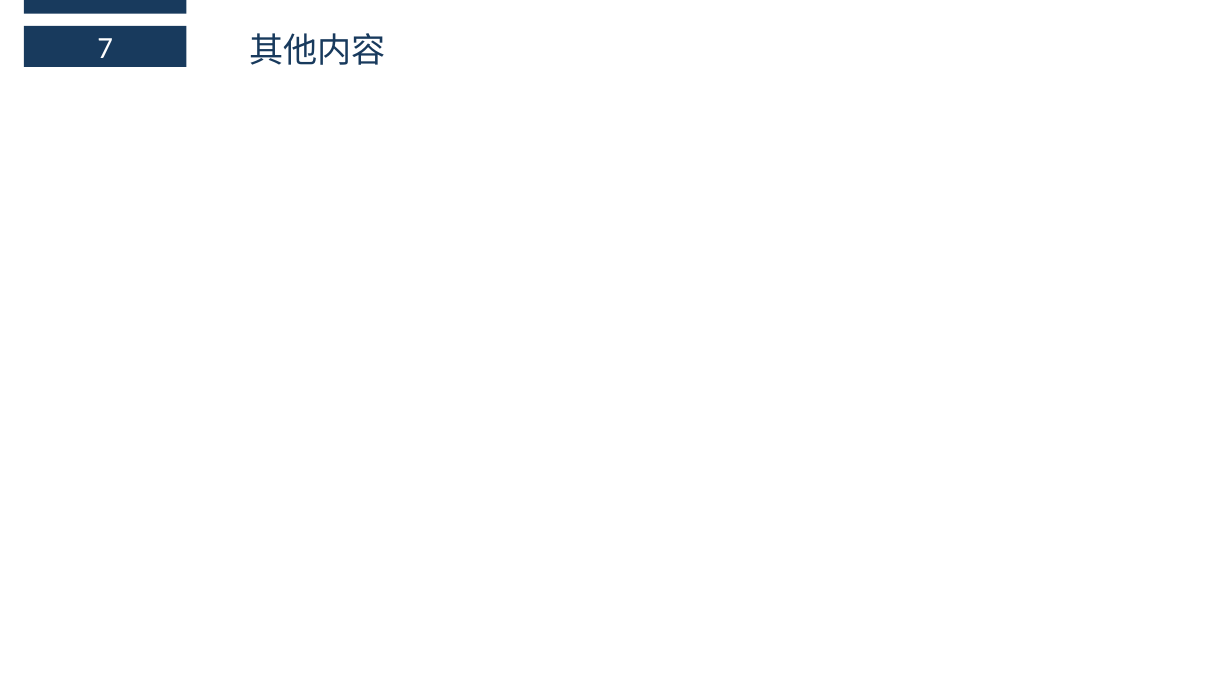
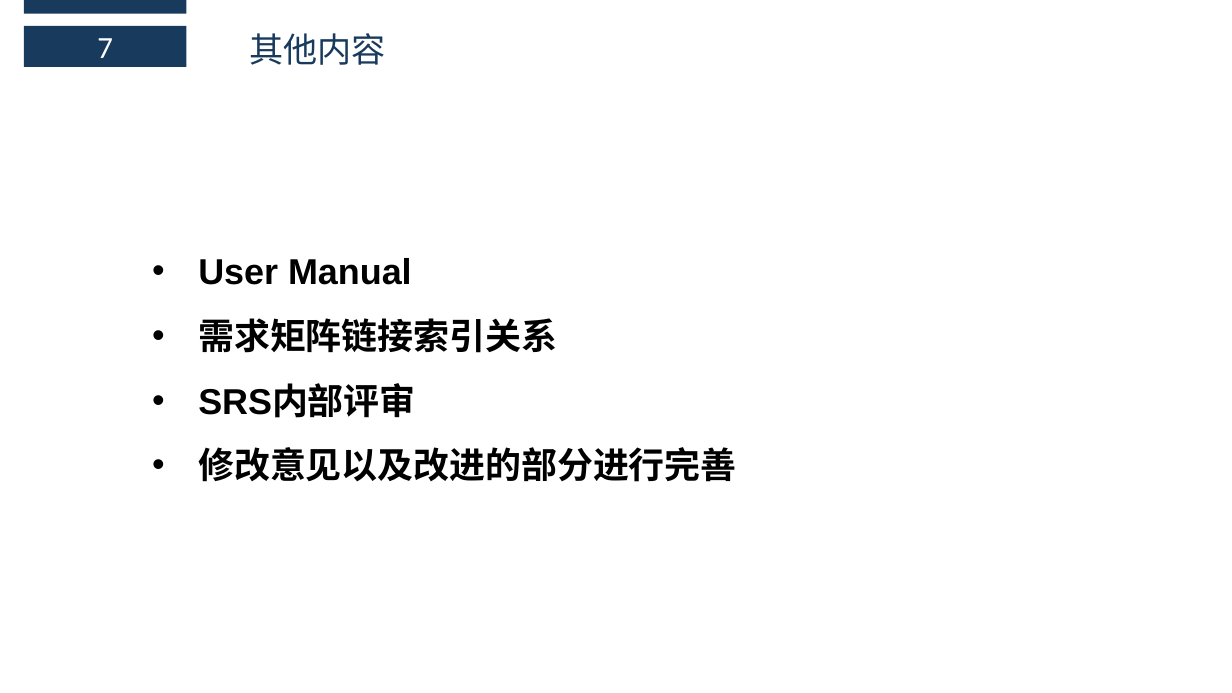
Before and after one commit to boboHh/Wine-APP, a slide deck: slide 20 of SE2018春-G17-需求分析PPT.pptx. Drawn at 1232x693 pixels with LibreOffice and Linux fonts; fonts in the diff are those of the drawing. Boxes give left, top, right and bottom in pixels: in the first picture for what was removed or moved away, otherwise in the second. Text is boxed around its words. In the diff, an @@ line names an element or a change of style, - is before the commit and + after.

Commit message:
补全《SE2018春-G17-需求分析PPT》

```diff
--- a/SE2018春-G17-需求分析PPT.pptx
+++ b/SE2018春-G17-需求分析PPT.pptx
@@ text added at bbox=[198, 258, 736, 482], 28 pt, text #000000, bold @@
+• User Manual
+• 需求矩阵链接索引关系
+• SRS内部评审
+• 修改意见以及改进的部分进行完善
```
Also in this commit, not shown: 1 other slide changed.
